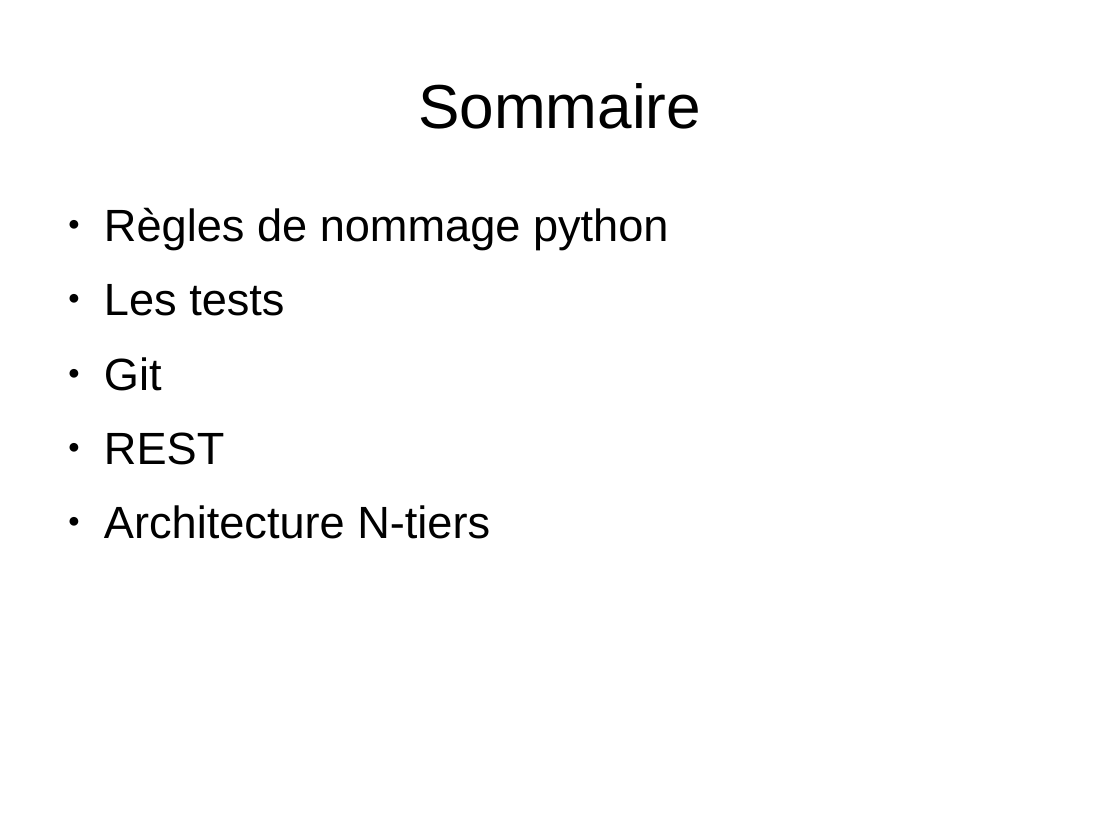
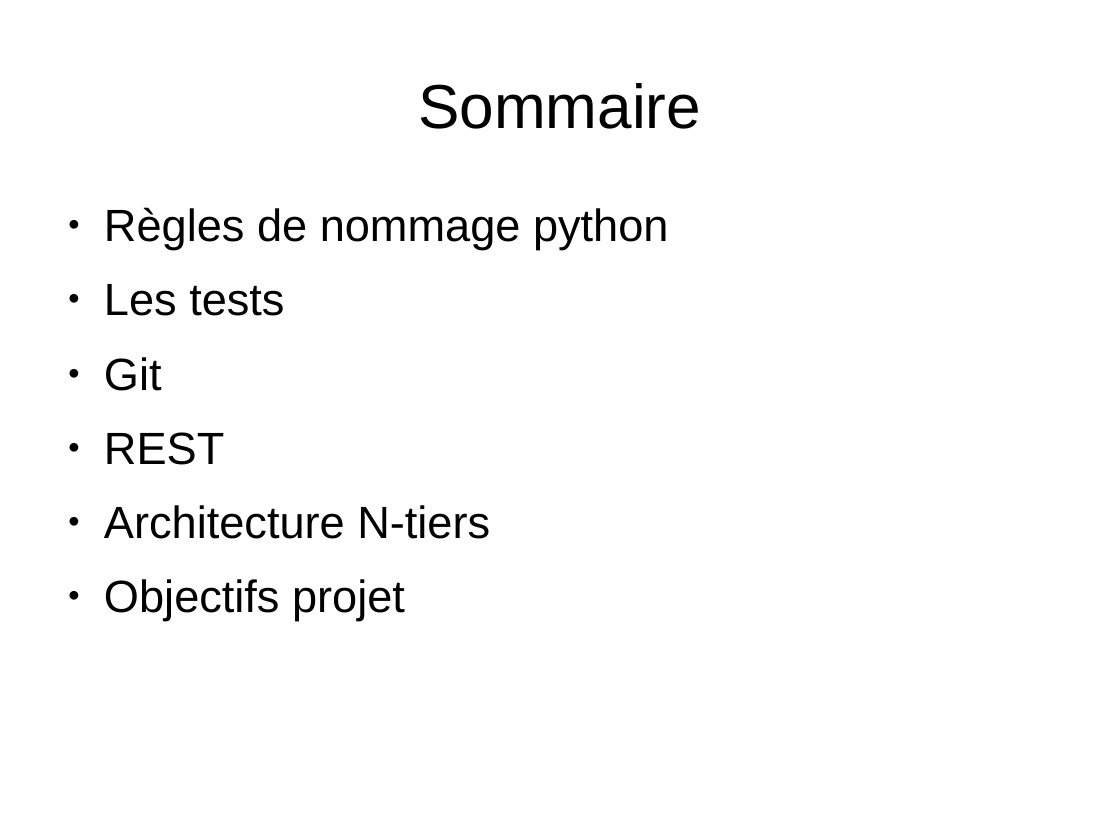
Before and after one commit to simvetanylen/formation_python, a slide deck: slide 1 of presentation/diapos.odp. Drawn at 1120x840 pixels with LibreOffice and Linux fonts; fonts in the diff are those of the drawing. Boxes give left, top, right and bottom in pixels: in the first picture for what was removed or moved away, otherwise in the second. Text is boxed around its words. In the diff, an @@ line names an element or a change of style, - is before the commit and + after.

```diff
--- a/presentation/diapos.odp
+++ b/presentation/diapos.odp
@@ text at [104,579,405,621]: paragraph added @@
+● Objectifs projet
```
Also in this commit, not shown: 2 slides added, 2 other files.
